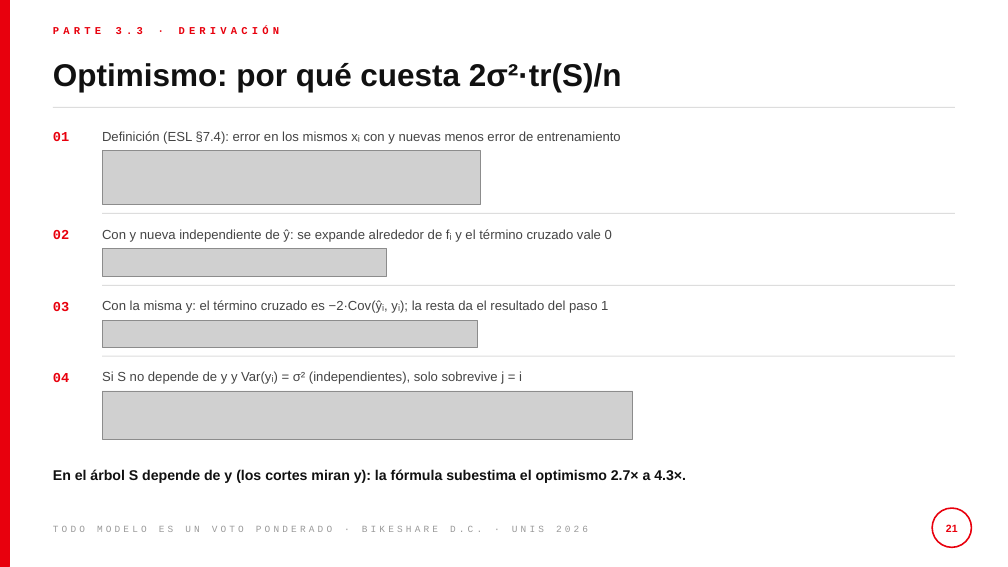
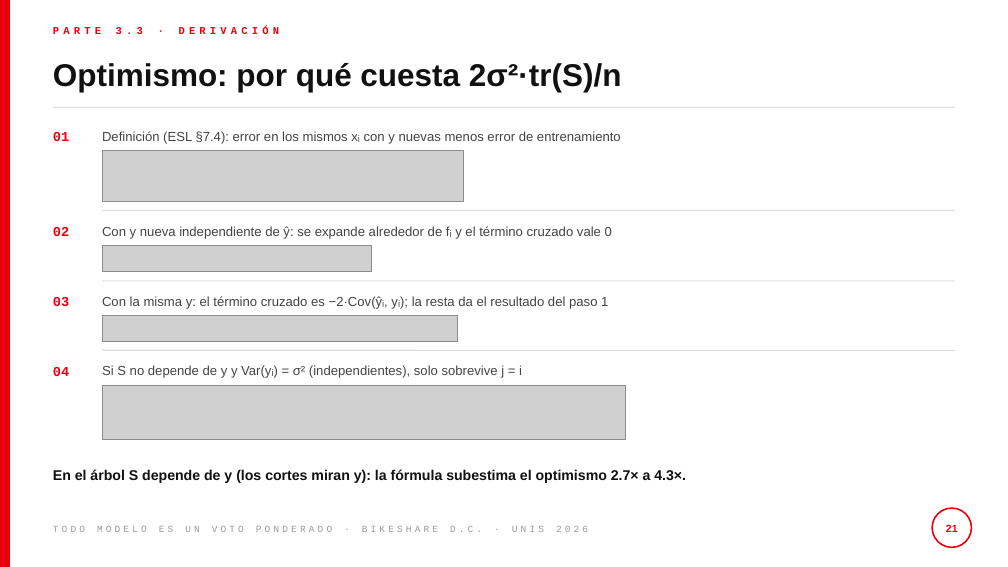
Before and after one commit to pabloflores465/proyecto-final-bikeshare, a slide deck: slide 21 of slides/presentacion.pptx. Drawn at 1008x567 pixels with LibreOffice and Linux fonts; fonts in the diff are those of the drawing; grey boxes stand for pictures. Boxes give left, top, right and bottom in pixels: in the first picture for what was removed or moved away, otherwise in the second. Text is boxed around its words. In the diff, an @@ line names an element or a change of style, - is before the commit and + after.

```diff
--- a/slides/presentacion.pptx
+++ b/slides/presentacion.pptx
@@ picture: place and size @@
-picture at [102,150,480,204]
+picture at [102,150,463,201]
@@ picture: place and size @@
-picture at [102,248,387,276]
+picture at [102,245,371,271]
@@ picture: place and size @@
-picture at [102,320,477,347]
+picture at [102,316,457,342]
@@ 4 texts, 3 lines: place and size @@
-4 texts, 3 lines at [53,213,955,385]
+4 texts, 3 lines at [53,210,955,379]
@@ picture: place and size @@
-picture at [102,391,633,439]
+picture at [102,385,625,439]
```
Also in this commit, not shown: 3 other slides changed, 3 slides added, 17 other files.
